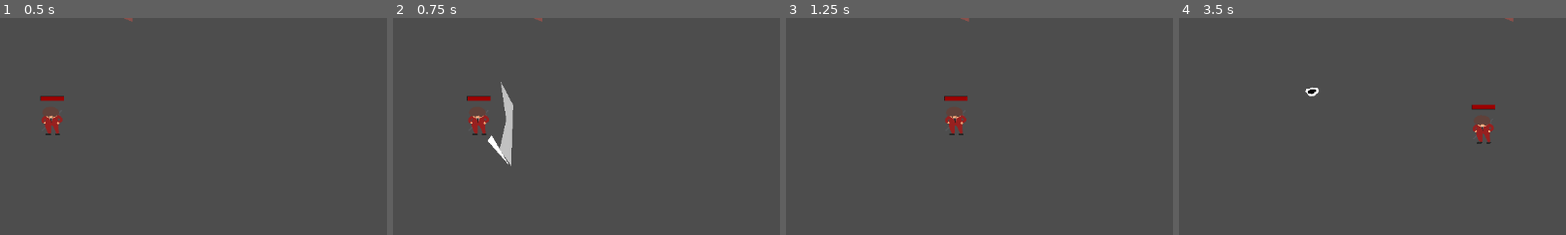
Above: before the commit, frames 1-4 (left to right).
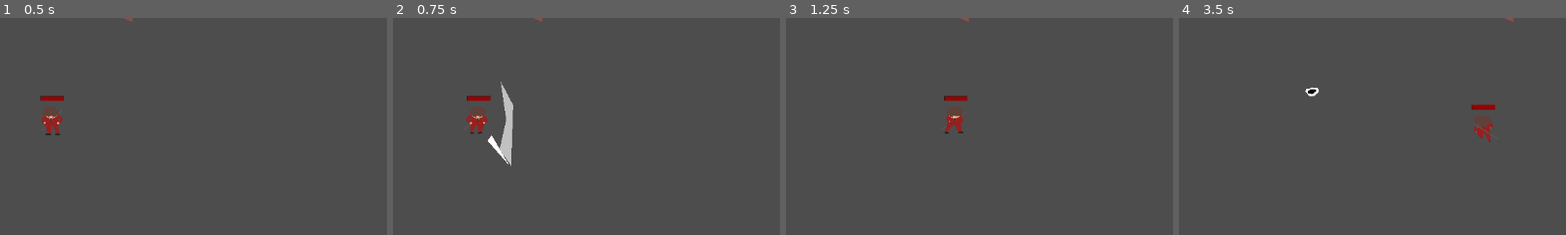
Above: after the commit, the same moments.

Repository: JoelDonnelly/MiniJam
Game: Godot game, scene res://Main.tscn
Same seed, same stepped clock (60 frames per second), same inputs: the game is played once before the commit and once after it.
Inputs (mouse positions are % of the whole screen's width and height, from its top left):
- Up to frame 1 (0.5 s): no input
- Up to frame 2 (0.75 s): move the mouse to (72, 45) at 0.52 s; hold D (move_right) from 0.53 s (still down); click (72, 45) at 0.6 s
- Up to frame 3 (1.25 s): keep holding D (move_right)
- Up to frame 4 (3.5 s): move the mouse to (30, 55) at 1.27 s; release D (move_right) at 1.28 s; hold S (move_down) 1.28-2.03 s; tap Space (ability_dash) at 1.35, 2.85 s; move the mouse to (60, 28) at 2.02 s; hold D (move_right) 2.03-2.78 s; click (60, 28) at 2.1 s; move the mouse to (45, 70) at 2.77 s; hold W (move_up) from 2.78 s (still down)
The pictures show only the part of the screen within x 3-53%, y 11-61%; the shares and areas given below are measured in that part.

Frame 1 is identical in both runs. In frame 2, 0.2% of the frame differs, in the area x 18-25%, y 44-55%; in frame 3, 0.2%; in frame 4, 0.2%.

Commit message:
added animations for walking

Diff:
--- a/Player/player.gd
+++ b/Player/player.gd
@@ -68,6 +68,20 @@
 		get_input(delta)
 	move_and_slide()
 
+func _process(delta : float):
+	if velocity.length() == 0:
+		$AnimatedSprite2D.play("IdleFront")
+	else:
+		print(velocity.angle())
+		if (velocity.angle() > -PI/3) && (velocity.angle() < PI/3):
+			$AnimatedSprite2D.play("walkRight")
+		elif (velocity.angle() > PI/3) && (velocity.angle() < 2*PI/3):
+			$AnimatedSprite2D.play("walkDown")
+		elif (velocity.angle() < -PI/3) && (velocity.angle() > -2*PI/3):
+			$AnimatedSprite2D.play("walkUp")
+		else:
+			$AnimatedSprite2D.play("walkLeft")
+
 
 func _on_health_component_out_of_health():
 	playerdied.emit()
--- a/Player/player.tscn
+++ b/Player/player.tscn
@@ -127,8 +127,7 @@
 
 [node name="AnimatedSprite2D" type="AnimatedSprite2D" parent="."]
 sprite_frames = SubResource("SpriteFrames_qcj3g")
-animation = &"IdleFront"
-frame_progress = 0.927069
+animation = &"IdleBack"
 
 [node name="DashCooldownTimer" type="Timer" parent="."]
 wait_time = 0.5
